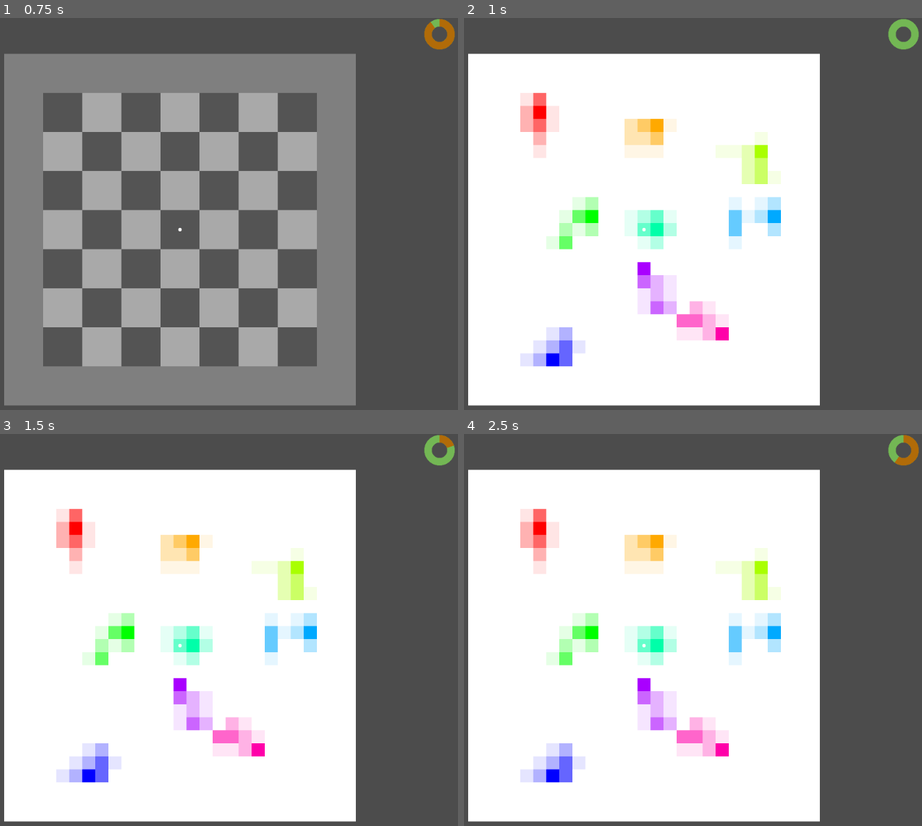
Above: before the commit, frames 1-4 (two rows, left to right).
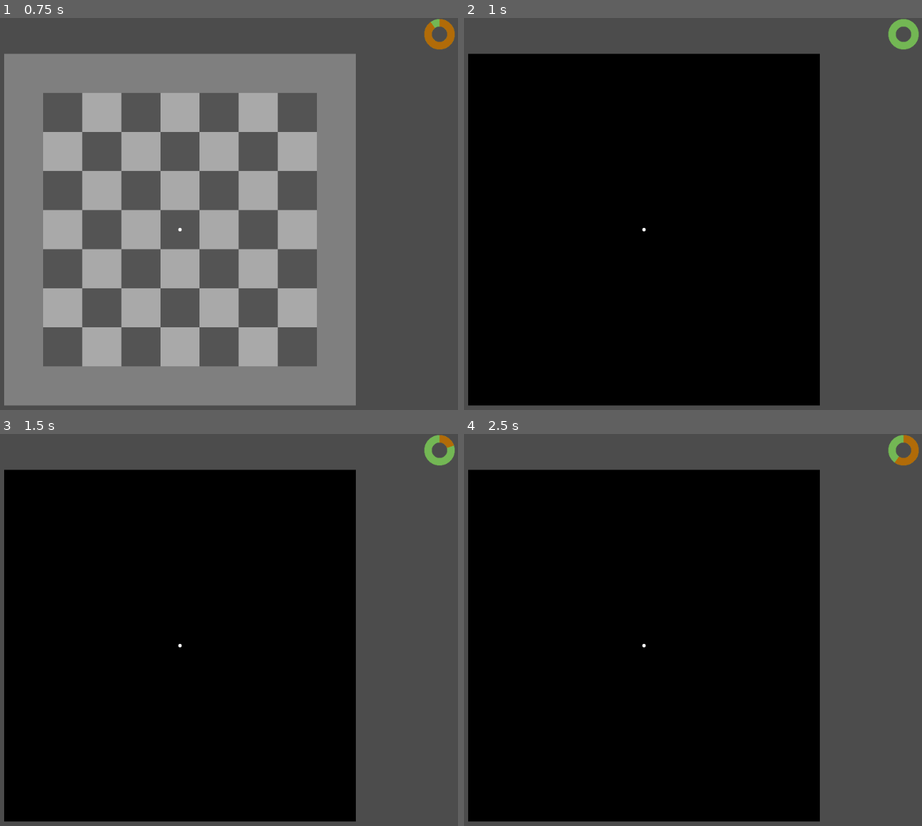
Above: after the commit, the same moments.

Repository: Pe3Hu/kohatu
Game: Godot game, scene res://scenes/Game.tscn
The game is run twice, just before and just after one commit, with the same random seed, the same clock (stepped at 60 frames per second) and the same inputs.
Inputs (mouse positions are in pixels of both pictures, inside the frame that each line leads up to):
- Up to frame 1 (0.75 s): tap Enter at 0.5 s; move the mouse to (302, 210) at 0.52 s; click (302, 210) at 0.67 s
- Up to frame 2 (1 s): no input
- Up to frame 3 (1.5 s): move the mouse to (68, 665) at 1.27 s; click (68, 665) at 1.42 s
- Up to frame 4 (2.5 s): move the mouse to (697, 551) at 2.02 s; click (697, 551) at 2.17 s

Frame 1 is identical in both runs. In frame 2, 69% of the frame differs, in the area x 0-78%, y 9-99%; in frame 3, 69%; in frame 4, 69%.
Error after the commit: Invalid get index 'drone' (on base: 'Dictionary'). (res://scripts/Global.gd:123)

Commit message:
version 0.0051
1. Small modules update

Diff:
--- a/scripts/Classes_Serveur.gd
+++ b/scripts/Classes_Serveur.gd
@@ -19,15 +19,45 @@
 	var obj = {}
 
 	func _init(input_):
-		num = {}
+		num.energy = {}
+		num.job = {}
+		word.type = input_.type
+		num.job.power = input_.power
+		num.job.efficiency = input_.efficiency
+		num.payload = input_.payload
+		num.energy.battery = input_.battery
+		num.energy.consumption = input_.consumption
 
 class Drone:
 	var num = {}
+	var word = {}
 	var arr = {}
 	var obj = {}
 
 	func _init(input_):
+		word.type = input_.type
 		arr.module = []
+
+		init_modules()
+
+	func init_modules():
+		var input = {}
+		input.type = "Chassis"
+		input.power = 100
+		input.efficiency = 0.1
+		input.payload = 100
+		input.battery = 1000
+		input.consumption = 1
+		var module = Classes_Serveur.Module.new(input)
+		arr.module.append(module)
+
+		input.type = Global.dict.drone.job[word.type]
+		input.power = 100
+		input.efficiency = 0.1
+		input.battery = 1000
+		input.consumption = 1
+		module = Classes_Serveur.Module.new(input)
+		arr.module.append(module)
 
 class Server:
 	var num = {}
@@ -36,3 +66,38 @@
 
 	func _init(input_):
 		arr.drone = []
+		init_basic_drones()
+
+	func init_basic_drones():
+		var input = {}
+		input.type = "Driller"
+		var drone = Classes_Serveur.Drone.new(input)
+		arr.drone.append(drone)
+
+		input.type = "Carter"
+		drone = Classes_Serveur.Drone.new(input)
+		arr.drone.append(drone)
+
+		input.type = "Keeper"
+		drone = Classes_Serveur.Drone.new(input)
+		arr.drone.append(drone)
+
+		input.type = "Scouter"
+		drone = Classes_Serveur.Drone.new(input)
+		arr.drone.append(drone)
+
+		input.type = "Reviser"
+		drone = Classes_Serveur.Drone.new(input)
+		arr.drone.append(drone)
+
+		input.type = "Prognosticator"
+		drone = Classes_Serveur.Drone.new(input)
+		arr.drone.append(drone)
+
+		input.type = "Planner"
+		drone = Classes_Serveur.Drone.new(input)
+		arr.drone.append(drone)
+
+		input.type = "Broadcaster"
+		drone = Classes_Serveur.Drone.new(input)
+		arr.drone.append(drone)
--- a/scripts/Game.gd
+++ b/scripts/Game.gd
@@ -24,6 +24,10 @@
 	input.bulk = 78000.0
 	Global.obj.terrain = Classes_Terrain.Terrain.new(input)
 
+	input = {}
+	Global.obj.terrain = Classes_Serveur.Serveur.new(input)
+
+
 func _ready():
 #	var txt = "c4eeec20ece8ebfbe920e4eeec0a"
 #	var data = Global.conver16(txt)
--- a/scripts/Global.gd
+++ b/scripts/Global.gd
@@ -49,8 +49,8 @@
 		"Reconnaissance": ["Data","Fact","Decree"]
 	}
 
-	dict.drone = {}
-	dict.drone.job = {
+	dict.module = {}
+	dict.module.job = {
 		"Drilling": {
 			"Input": ["Terrain"],
 			"Output": ["Raw"]
@@ -110,7 +110,33 @@
 		"Assembling": {
 			"Input": ["Project","Module"],
 			"Output": ["Drone","Drone"]
+		},
+		"Broadcasting": {
+			"Input": ["Terrain"],
+			"Output": ["Terrain"]
+		},
+		"Chassis": {
+			"Input": ["Drone"],
+			"Output": ["Drone"]
 		}
+	}
+	dict.drone.job = {
+		"Driller": "Drilling",
+		"Carter": "Carting",
+		"Keeper": "Keeping",
+		"Melter": "Melting",
+		"Integrator": "Integration",
+		"Gatherer": "Gathering",
+		"Scrutinizer": "Scrutinizing",
+		"Tester": "Testing",
+		"Retentor": "Retention",
+		"Liquidator": "Liquidation",
+		"Scouter": "Scouting",
+		"Reviser": "Revise",
+		"Prognosticator": "Prognostication",
+		"Planner": "Planning",
+		"Assember": "Assembling",
+		"Broadcaster": "Broadcasting"
 	}
 
 	dict.lode = {}
